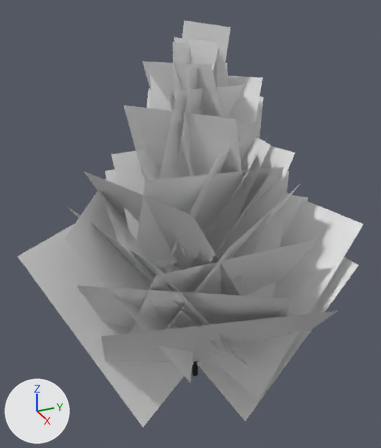
The glTF model meshes/nature/trees/pine_model_4.glb, before and after one commit.
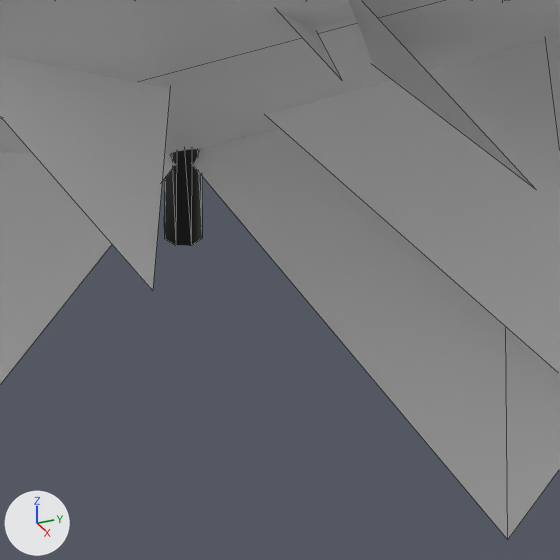
Each version appears first whole from a 50 mm lens placed at (9.13, -4.23, 8.55), pointed at (-0.22, -0.02, 3.87), and next in a close-up on the part from 44% to 66% of the width and 76% to 95% of the height. Every picture has the same lights, and +X, +Y and +Z are marked at lower left. The close-ups show mesh edges as thin lines. Where no turn or scale is listed for an object, it has been applied to the vertices.

Names of what the first close-up shows: '!tree', 'leaves'.
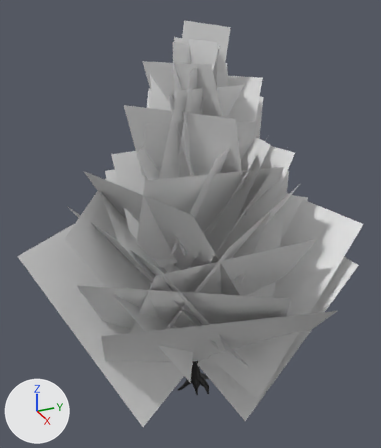
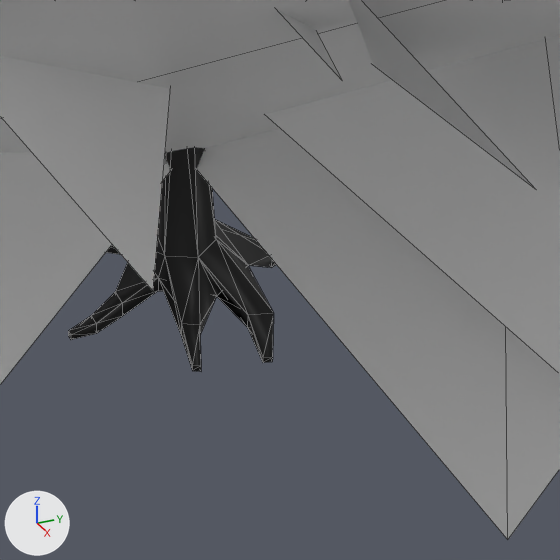
The newer file is also turned or shifted as a whole; pictures and numbers use the older file's frame.

Edits to the scene script, one JSON object a line:
```json
{"op": "add", "block": "me_tree_026", "code": ["me_tree_026 = bpy.data.meshes.new('tree.026')", "me_tree_026.from_pydata(...)  # 134 vertices, 258 faces; spans x -0.48..0.46, y -0.5..0.5, z -0.33..7.07", "me_tree_026.materials.append(mat_defaultmaterial)"]}
{"op": "remove", "block": "ob_tree", "code": ["ob_tree = bpy.data.objects.new('!tree', me_tree_030)", "ob_tree.location = (0.0, 0.0, 0.0)"]}
{"op": "add", "block": "ob_tree_002", "code": ["ob_tree_002 = bpy.data.objects.new('tree.002', me_tree_026)", "ob_tree_002.location = (0.0, 0.024, -0.01)"]}
```

Location of each change, (x1, y1, x2, y2) in pixels of the close-ups (560 x 560 px):
```json
{"object": "tree.002", "change": "added", "after": [68, 147, 276, 371]}
{"object": "!tree", "change": "deleted", "before": [164, 149, 203, 246]}
```
